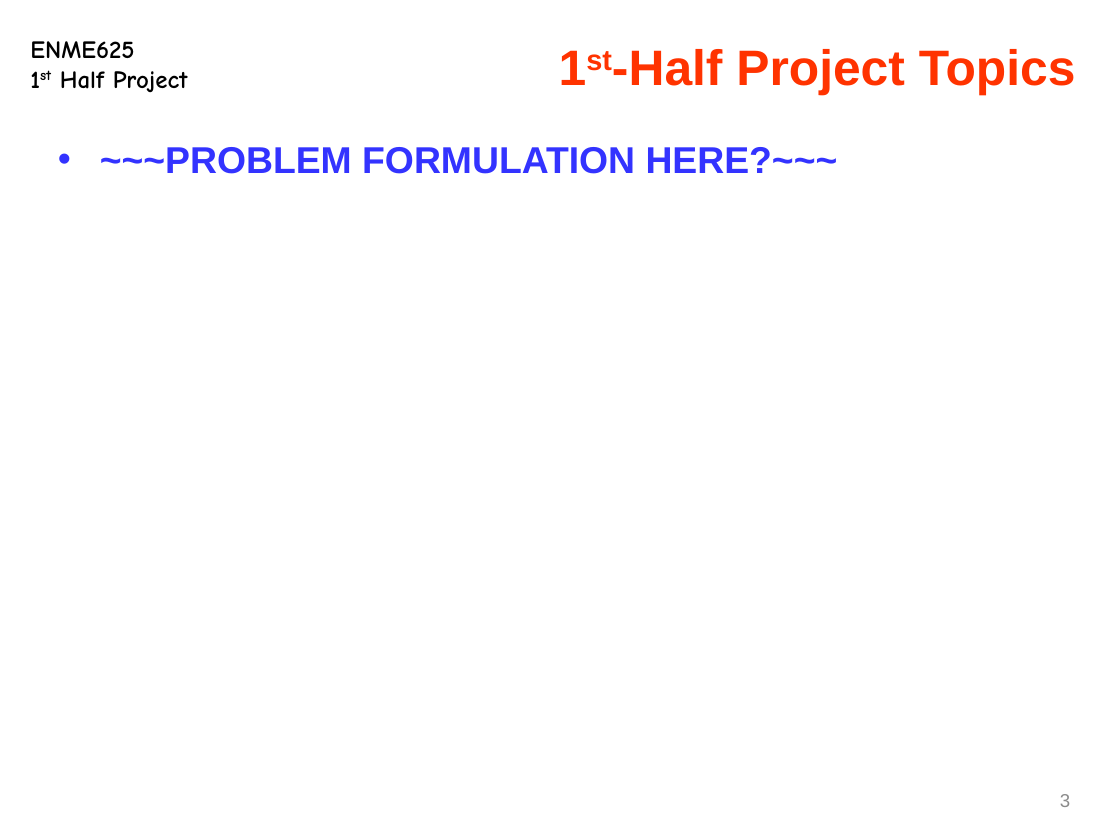
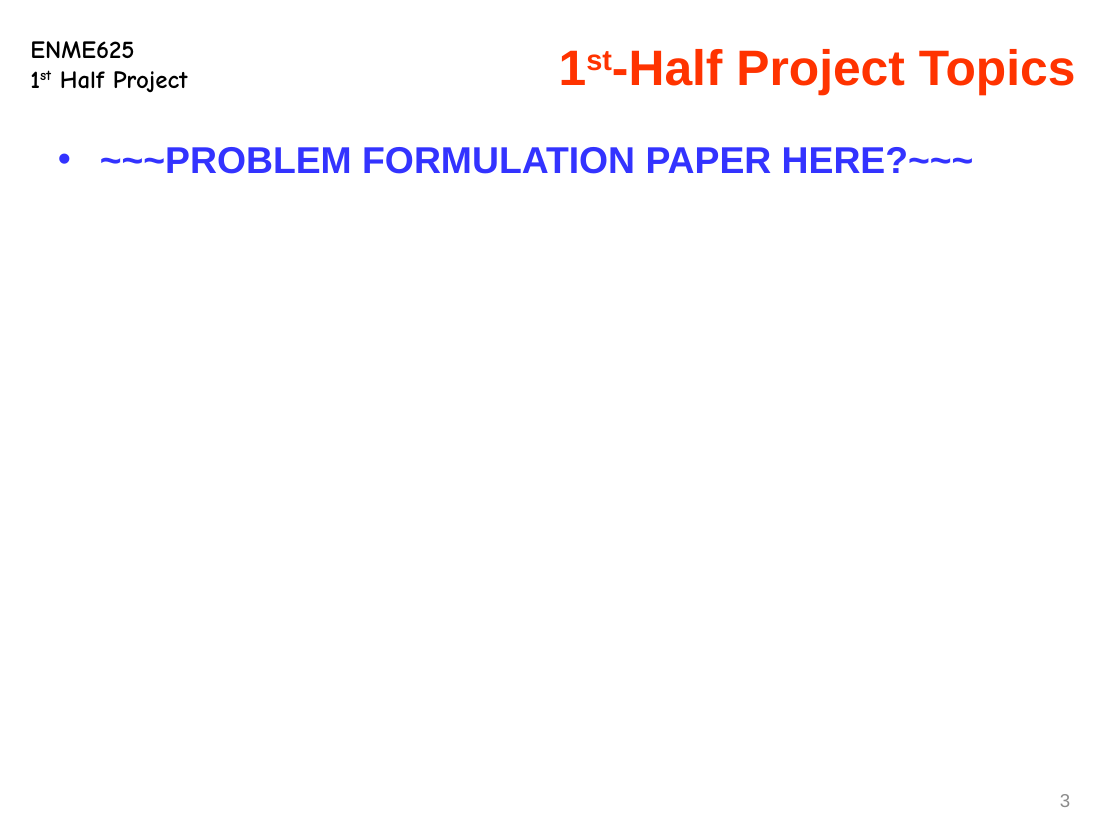
Before and after one commit to hqqen/eeby-deeby, a slide deck: slide 3 of class-work/optimization/project 1/slides.pptx. Drawn at 1120x840 pixels with LibreOffice and Linux fonts; fonts in the diff are those of the drawing. Boxes give left, top, right and bottom in pixels: in the first picture for what was removed or moved away, otherwise in the second. Text is boxed around its words. In the diff, an @@ line names an element or a change of style, - is before the commit and + after.

```diff
--- a/class-work/optimization/project 1/slides.pptx
+++ b/class-work/optimization/project 1/slides.pptx
@@ text at [100, 147, 974, 174]: text changed @@
-• ~~~PROBLEM FORMULATION HERE?~~~
+• ~~~PROBLEM FORMULATION PAPER HERE?~~~
```
Also in this commit, not shown: 1 other slide changed, 9 slides added, 1 slide removed.
